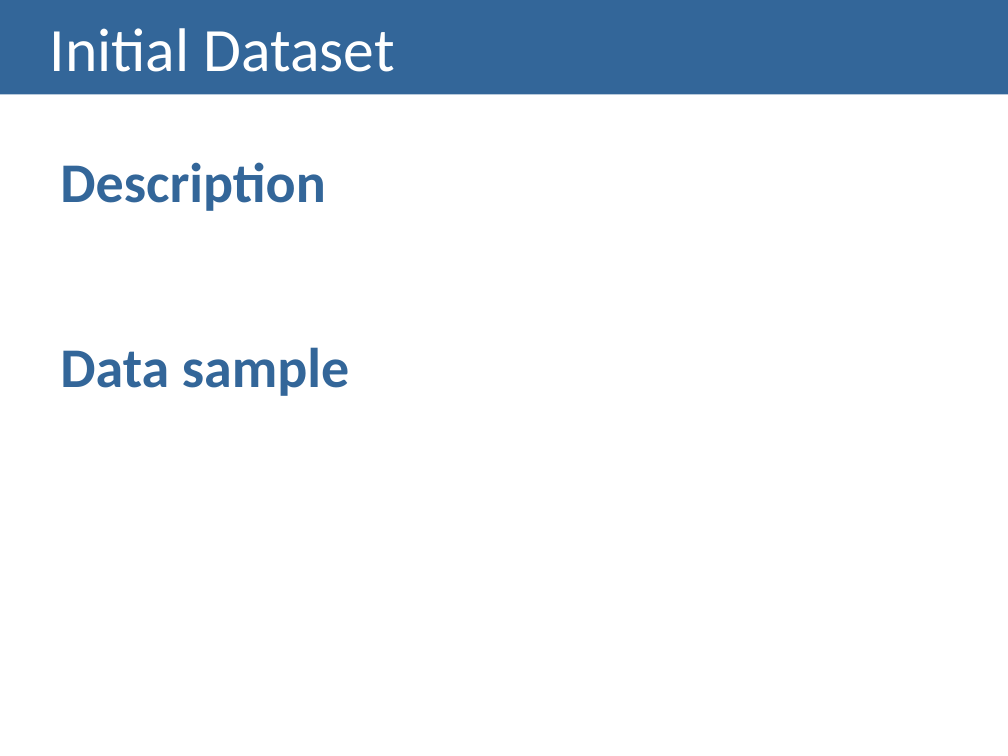
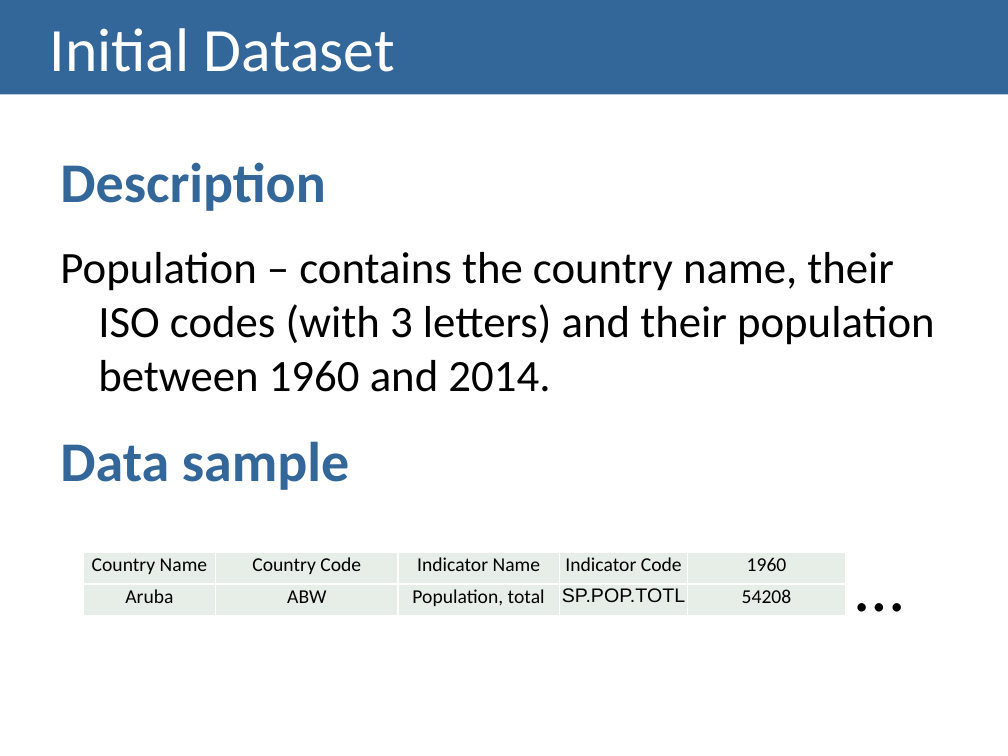
Before and after one commit to carboned4/V_I_2015_1, a slide deck: slide 4 of checkpoint2/G01A - Checkpoint2 Presentation.pptx (slide 5 before the commit). Drawn at 1008x756 pixels with LibreOffice and Linux fonts; fonts in the diff are those of the drawing. Boxes give left, top, right and bottom in pixels: in the first picture for what was removed or moved away, otherwise in the second. Text is boxed around its words. In the diff, an @@ line names an element or a change of style, - is before the commit and + after.

```diff
--- a/checkpoint2/G01A - Checkpoint2 Presentation.pptx
+++ b/checkpoint2/G01A - Checkpoint2 Presentation.pptx
@@ text at box(60, 252, 935, 392): paragraph added @@
+  Population – contains the country name, their ISO codes (with 3 letters) and their population between 1960 and 2014.
@@ text added at box(846, 536, 925, 631), 50 pt, text #000000 @@
+…
@@ table added at box(84, 552, 846, 616), 2 rows, 5 columns @@
+Country Name | Country Code | Indicator Name | Indicator Code | 1960
+Aruba | ABW | Population, total | SP.POP.TOTL | 54208
```
Also in this commit, not shown: 4 other slides changed, 2 slides added, 1 other file.
